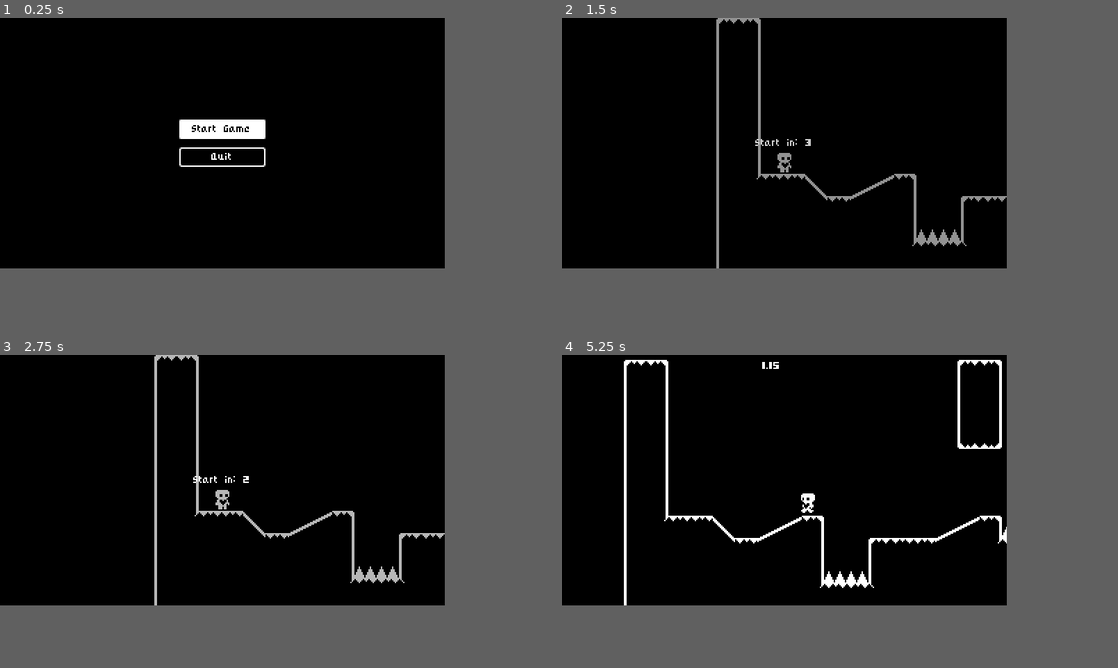
Above: before the commit, frames 1-4 (two rows, left to right).
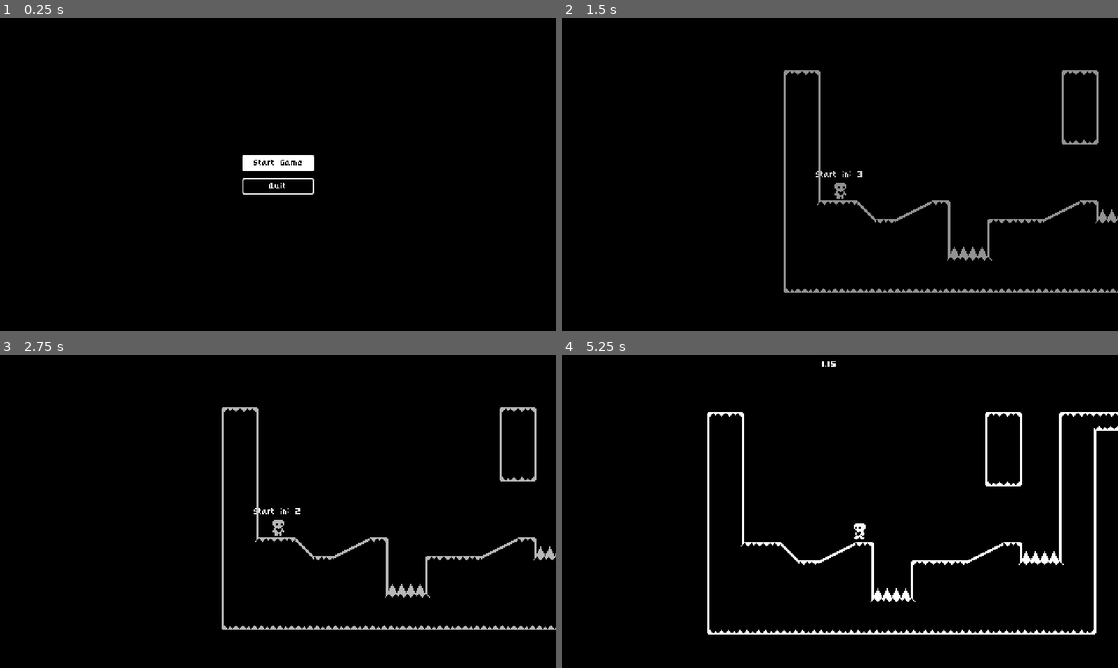
Above: after the commit, the same moments.

Repository: Lesosa12/Metroidvania
Game: Godot game, scene res://Scenes/start_menu.tscn
Same seed, same stepped clock (60 frames per second), same inputs: the game is played once before the commit and once after it.
Inputs (mouse positions are in pixels of both pictures, inside the frame that each line leads up to):
- Up to frame 1 (0.25 s): no input
- Up to frame 2 (1.5 s): click "Start Game" at 0.5 s; move the mouse to (884, 130) at 1.27 s; hold Right (move_right) from 1.28 s (still down); click (884, 130) at 1.35 s
- Up to frame 3 (2.75 s): keep holding Right (move_right); tap Up (jump) at 1.52, 2.27 s; tap Enter at 2 s; move the mouse to (133, 492) at 2.02 s; click (133, 492) at 2.1 s
- Up to frame 4 (5.25 s): tap Space at 2.75 s; move the mouse to (828, 423) at 2.77 s; release Right (move_right) at 2.78 s; hold Left (move_left) 2.78-3.53 s; click (828, 423) at 2.85 s; tap Enter at 3.5 s; move the mouse to (762, 530) at 3.52 s; hold Right (move_right) 3.53-5.03 s; click (762, 530) at 3.6 s; tap Up (jump) at 3.77, 4.52 s; move the mouse to (917, 517) at 4.27 s; click (917, 517) at 4.35 s; move the mouse to (650, 442) at 5.02 s; hold Left (move_left) from 5.03 s (still down); click (650, 442) at 5.1 s
In our replay, the window is 640x360 before the commit and 800x450 after it. These sizes can differ from the game's own. Grey fills any space a smaller window leaves; there, only what the larger window draws over its background counts as a difference.

The runs differ from the first frame. In frame 1, 1.8% of the frame differs, in the area x 32-57%, y 32-57%; in frame 2, 3.8%; in frame 3, 3.8%; in frame 4, 5.3%, in the area x 11-100%, y 1-90%.
Error before the commit: Invalid assignment of property or key 'global_position' with value of type 'Vector2' on a base object of type 'GDScript'. (res://Scripts/Global.gd:29)
Error after the commit: Invalid operands 'Nil' and 'int' in operator '>'. (res://Scripts/player.gd:125)

Commit message:
work of 4-1

Diff:
--- /dev/null
+++ b/Heart-Platformer-Godot-4-main/Patrolling Enemy.gd
@@ -0,0 +1,83 @@
+extends CharacterBody2D
+
+@export var patrol_points : Node
+@export var speed : int = 1500
+@export var wait_time : int = 3
+
+@onready var animated_sprite_2d = $AnimatedSprite2D
+@onready var timer = $Timer
+
+const GRAVITY = 1000
+
+enum State {Idle, Walk}
+var current_state : State
+var direction : Vector2 = Vector2.LEFT
+var number_of_points : int
+var point_positions : Array[Vector2]
+var current_point : Vector2
+var current_point_position : int
+var can_walk : bool
+
+func _ready():
+	if patrol_points != null:
+		number_of_points = patrol_points.get_children().size()
+		for point  in patrol_points.get_children():
+			point_positions.append(point.global_position)
+		current_point = point_positions[current_point_position]
+	else:
+		print("No patrol points")
+
+	timer.wait_time = wait_time
+
+	current_state = State.Idle
+
+func _physics_process(delta):
+	enemy_gravity(delta)
+	enemy_idle(delta)
+	enemy_walk(delta)
+
+	move_and_slide()
+
+	enemy_animations()
+
+func enemy_gravity(delta):
+	velocity.y += GRAVITY * delta
+
+func enemy_idle(delta):
+	if !can_walk:
+		velocity.x = move_toward(velocity.x, 0, speed * delta)
+		current_state = State.Idle
+
+func enemy_walk(delta):
+	if !can_walk:
+		return
+
+	if abs(position.x -current_point.x) > 0.5:
+		velocity.x = direction.x * speed * delta
+		current_state = State.Walk
+	else:
+		current_point_position  += 1
+
+		if current_point_position >= number_of_points:
+			current_point_position = 0
+
+		current_point  = point_positions[current_point_position]
+
+		if current_point.x > position.x:
+			direction = Vector2.RIGHT
+		else:
+			direction = Vector2.LEFT
+
+		can_walk = false
+		timer.start()
+
+	animated_sprite_2d.flip_h = direction.x > 0
+
+func enemy_animations():
+	if current_state == State.Idle && !can_walk:
+		animated_sprite_2d.play("Idle")
+	elif current_state == State.Walk && can_walk:
+		animated_sprite_2d.play("Walk")
+
+func _on_timer_timeout():
+	can_walk = true
--- /dev/null
+++ b/Heart-Platformer-Godot-4-main/Scenes/bullet.tscn
@@ -0,0 +1,24 @@
+[gd_scene load_steps=3 format=3 uid="uid://coa8g2a7felca"]
+
+[ext_resource type="Script" path="res://Scripts/bullet.gd" id="1_nlg7n"]
+
+[sub_resource type="CircleShape2D" id="CircleShape2D_tu2t3"]
+
+[node name="Bullet" type="AnimatedSprite2D"]
+script = ExtResource("1_nlg7n")
+
+[node name="Timer" type="Timer" parent="."]
+wait_time = 5.0
+one_shot = true
+autostart = true
+
+[node name="Hitbox" type="Area2D" parent="."]
+collision_layer = 2
+collision_mask = 25
+
+[node name="CollisionShape2D" type="CollisionShape2D" parent="Hitbox"]
+shape = SubResource("CircleShape2D_tu2t3")
+
+[connection signal="timeout" from="Timer" to="." method="_on_timer_timeout"]
+[connection signal="area_entered" from="Hitbox" to="." method="_on_hitbox_area_entered"]
+[connection signal="body_entered" from="Hitbox" to="." method="_on_hitbox_body_entered"]
--- /dev/null
+++ b/Heart-Platformer-Godot-4-main/Scenes/parallax_background.tscn
@@ -0,0 +1,24 @@
+[gd_scene format=3 uid="uid://peuu5o0yqd0m"]
+
+[node name="ParallaxBackground" type="ParallaxBackground"]
+
+[node name="BackgroundParallaxLayer" type="ParallaxLayer" parent="."]
+motion_mirroring = Vector2(720, 0)
+
+[node name="Sprite2D" type="Sprite2D" parent="BackgroundParallaxLayer"]
+scale = Vector2(1.5, 1.5)
+
+[node name="Sprite2D2" type="Sprite2D" parent="BackgroundParallaxLayer"]
+position = Vector2(360, 0)
+scale = Vector2(1.5, 1.5)
+
+[node name="MiddlegroundParallaxLayer" type="ParallaxLayer" parent="."]
+motion_scale = Vector2(0.9, 1)
+motion_mirroring = Vector2(816, 0)
+
+[node name="Sprite2D" type="Sprite2D" parent="MiddlegroundParallaxLayer"]
+scale = Vector2(1.5, 1.5)
+
+[node name="Sprite2D2" type="Sprite2D" parent="MiddlegroundParallaxLayer"]
+position = Vector2(408, 0)
+scale = Vector2(1.5, 1.5)
--- a/Heart-Platformer-Godot-4-main/Scenes/player.tscn
+++ b/Heart-Platformer-Godot-4-main/Scenes/player.tscn
@@ -119,4 +119,6 @@
 position = Vector2(0, -7)
 shape = SubResource("RectangleShape2D_1anyu")
 
+[node name="Muzzle" type="Marker2D" parent="."]
+
 [connection signal="area_entered" from="HazardDetector" to="." method="_on_hazard_detector_area_entered"]
--- a/Heart-Platformer-Godot-4-main/Scenes/world.tscn
+++ b/Heart-Platformer-Godot-4-main/Scenes/world.tscn
@@ -1,9 +1,10 @@
-[gd_scene load_steps=10 format=3 uid="uid://dxev2igc1wpv5"]
+[gd_scene load_steps=11 format=3 uid="uid://dxev2igc1wpv5"]
 
 [ext_resource type="Script" path="res://Scripts/world.gd" id="1_0p26b"]
 [ext_resource type="PackedScene" uid="uid://b3vkmfxunohh8" path="res://Scenes/player.tscn" id="2_5i3lu"]
 [ext_resource type="PackedScene" uid="uid://b5y2c1d8ggrbw" path="res://Scenes/player_camera.tscn" id="3_81xb0"]
 [ext_resource type="PackedScene" uid="uid://cbmvs6l784pvc" path="res://Scenes/level_completed.tscn" id="5_71w1o"]
+[ext_resource type="PackedScene" uid="uid://peuu5o0yqd0m" path="res://Scenes/parallax_background.tscn" id="6_5x8y1"]
 [ext_resource type="PackedScene" uid="uid://bx8enf5ix4chl" path="res://Scenes/level_tile_map.tscn" id="6_neyq2"]
 
 [sub_resource type="Animation" id="Animation_rgliv"]
@@ -51,6 +52,7 @@
 [node name="Player" parent="." instance=ExtResource("2_5i3lu")]
 
 [node name="PlayerCamera" parent="." instance=ExtResource("3_81xb0")]
+editor_draw_limits = true
 
 [node name="CanvasLayer" type="CanvasLayer" parent="."]
 
@@ -94,6 +96,12 @@
 vertical_alignment = 1
 
 [node name="LevelTileMap" parent="." instance=ExtResource("6_neyq2")]
+layer_2/name = "Background"
+layer_2/z_index = -1
+layer_2/tile_data = PackedInt32Array()
+layer_3/name = "Foreground"
+layer_3/z_index = 1
+layer_3/tile_data = PackedInt32Array()
 
 [node name="AnimationPlayer" type="AnimationPlayer" parent="."]
 process_mode = 3
@@ -108,6 +116,8 @@
 [node name="CollisionShape2D" type="CollisionShape2D" parent="PlayerDetector"]
 shape = SubResource("RectangleShape2D_15llu")
 
+[node name="ParallaxBackground" parent="." instance=ExtResource("6_5x8y1")]
+
 [connection signal="next_level" from="CanvasLayer/LevelCompleted" to="." method="_on_level_completed_next_level"]
 [connection signal="retry" from="CanvasLayer/LevelCompleted" to="." method="_on_level_completed_retry"]
 [connection signal="body_entered" from="PlayerDetector" to="." method="_on_player_detector_body_entered"]
--- a/Heart-Platformer-Godot-4-main/Scripts/Global.gd
+++ b/Heart-Platformer-Godot-4-main/Scripts/Global.gd
@@ -25,7 +25,7 @@
 	var spawnPoint = Global.nextSceneSpawnPoint.get(Global.currentDoor, Vector2.ZERO)
 	var playerNode = Player
 
-	if playerNode != null:
-		playerNode.global_position = spawnPoint
-	else:
-		print("PlayerNode not found in the scene.")
+	#if playerNode != null:
+		#playerNode.global_position = spawnPoint
+	#else:
+		#print("PlayerNode not found in the scene.")
--- /dev/null
+++ b/Heart-Platformer-Godot-4-main/Scripts/bullet.gd
@@ -0,0 +1,22 @@
+extends AnimatedSprite2D
+
+var speed  : int = 600
+var direction : int
+
+
+# Called when the node enters the scene tree for the first time.
+func _physics_process(delta):
+	move_local_x(direction * speed * delta)
+
+
+func _on_timer_timeout():
+	queue_free()
+
+
+func _on_hitbox_area_entered(area):
+	print("Bullet area entered")
+
+
+
+func _on_hitbox_body_entered(body):
+	print("Bullet body entered")
--- a/Heart-Platformer-Godot-4-main/Scripts/player.gd
+++ b/Heart-Platformer-Godot-4-main/Scripts/player.gd
@@ -1,6 +1,9 @@
 extends CharacterBody2D
 
 class_name Player
+
+var bullet  = preload("res://Scenes/bullet.tscn")
+@onready var muzzle : Marker2D = $Muzzle
 
 @export var movement_data : PlayerMovementData
 
@@ -16,8 +19,14 @@
 @onready var starting_position = global_position
 @onready var wall_jump_timer = $WallJumpTimer
 
+enum State {Idle, Run, Jump, Shoot}
+
+var current_state : State
+var muzzle_position
+
 func _ready():
 	NavigationManager.on_trigger_player_spawn.connect(_on_spawn)
+	muzzle_position = muzzle.position
 
 func _on_spawn(positon: Vector2, direction: String):
 	global_position = position
@@ -45,6 +54,8 @@
 	var just_left_wall = was_on_wall and not is_on_wall()
 	if just_left_wall:
 		wall_jump_timer.start()
+	player_muzzle_position()
+	player_shooting(delta)
 	update_animations(input_axis)
 
 func apply_gravity(delta):
@@ -98,6 +109,22 @@
 	if input_axis == 0 and not is_on_floor():
 		velocity.x = move_toward(velocity.x, 0, movement_data.air_resistance * delta)
 
+func player_shooting(delta):
+	var direction = input_movement()
+
+	if direction != 0 and Input.is_action_just_pressed("shoot"):
+		var bullet_instance = bullet.instantiate() as Node2D
+		bullet_instance.direction = direction
+		bullet_instance.global_position = muzzle.global_position
+		get_parent().add_child(bullet_instance)
+		current_state = State.Shoot
+
+func player_muzzle_position():
+	var direction = input_movement()
+
+	if direction > 0:
+		muzzle.position.x = muzzle_position.x
+
 func update_animations(input_axis):
 	if input_axis != 0:
 		animated_sprite_2d.flip_h = (input_axis < 0)
@@ -108,5 +135,8 @@
 	if not is_on_floor():
 		animated_sprite_2d.play("jump")
 
+func input_movement():
+	var direction : float = Input.get_axis("move_left", "move_right")
+
 func _on_hazard_detector_area_entered(area):
 	global_position = starting_position
--- /dev/null
+++ b/Heart-Platformer-Godot-4-main/patrolling_enemy.tscn
@@ -0,0 +1,26 @@
+[gd_scene load_steps=2 format=3 uid="uid://btuc1511ameck"]
+
+[ext_resource type="Script" path="res://Patrolling Enemy.gd" id="1_rn6u8"]
+
+[node name="Patrolling Enemy" type="CharacterBody2D" node_paths=PackedStringArray("patrol_points")]
+collision_layer = 16
+script = ExtResource("1_rn6u8")
+patrol_points = NodePath("Patrol Points")
+
+[node name="AnimatedSprite2D" type="AnimatedSprite2D" parent="."]
+
+[node name="CollisionShape2D" type="CollisionShape2D" parent="."]
+
+[node name="Timer" type="Timer" parent="."]
+wait_time = 3.0
+autostart = true
+
+[node name="Patrol Points" type="Node2D" parent="."]
+
+[node name="Point1" type="Marker2D" parent="Patrol Points"]
+position = Vector2(-143, 0)
+
+[node name="Point2" type="Marker2D" parent="Patrol Points"]
+position = Vector2(190, 0)
+
+[connection signal="timeout" from="Timer" to="." method="_on_timer_timeout"]
--- a/Heart-Platformer-Godot-4-main/project.godot
+++ b/Heart-Platformer-Godot-4-main/project.godot
@@ -25,11 +25,11 @@
 
 [display]
 
-window/size/viewport_width=320
-window/size/viewport_height=180
+window/size/viewport_width=480
+window/size/viewport_height=270
 window/size/window_width_override=1280
 window/size/window_height_override=720
-window/stretch/mode="canvas_items"
+window/stretch/mode="viewport"
 
 [gui]
 
@@ -105,6 +105,17 @@
 , Object(InputEventJoypadButton,"resource_local_to_scene":false,"resource_name":"","device":-1,"button_index":0,"pressure":0.0,"pressed":true,"script":null)
 ]
 }
+duck={
+"deadzone": 0.5,
+"events": [Object(InputEventKey,"resource_local_to_scene":false,"resource_name":"","device":-1,"window_id":0,"alt_pressed":false,"shift_pressed":false,"ctrl_pressed":false,"meta_pressed":false,"pressed":false,"keycode":0,"physical_keycode":83,"key_label":0,"unicode":115,"echo":false,"script":null)
+, Object(InputEventKey,"resource_local_to_scene":false,"resource_name":"","device":-1,"window_id":0,"alt_pressed":false,"shift_pressed":false,"ctrl_pressed":false,"meta_pressed":false,"pressed":false,"keycode":0,"physical_keycode":4194322,"key_label":0,"unicode":0,"echo":false,"script":null)
+]
+}
+shoot={
+"deadzone": 0.5,
+"events": [Object(InputEventMouseButton,"resource_local_to_scene":false,"resource_name":"","device":-1,"window_id":0,"alt_pressed":false,"shift_pressed":false,"ctrl_pressed":false,"meta_pressed":false,"button_mask":1,"position":Vector2(119, 14),"global_position":Vector2(123, 55),"factor":1.0,"button_index":1,"canceled":false,"pressed":true,"double_click":false,"script":null)
+]
+}
 
 [layer_names]
 
@@ -112,6 +123,7 @@
 2d_physics/layer_2="Player"
 2d_physics/layer_3="Hazards"
 2d_physics/layer_4="Door"
+2d_physics/layer_5="Enemy"
 
 [rendering]
 
